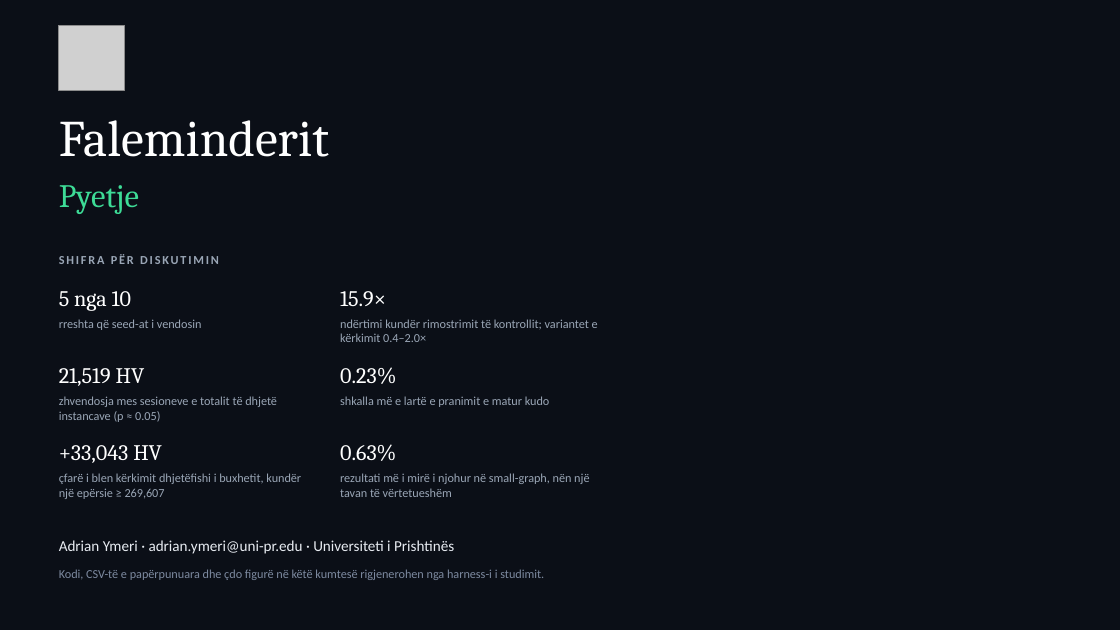
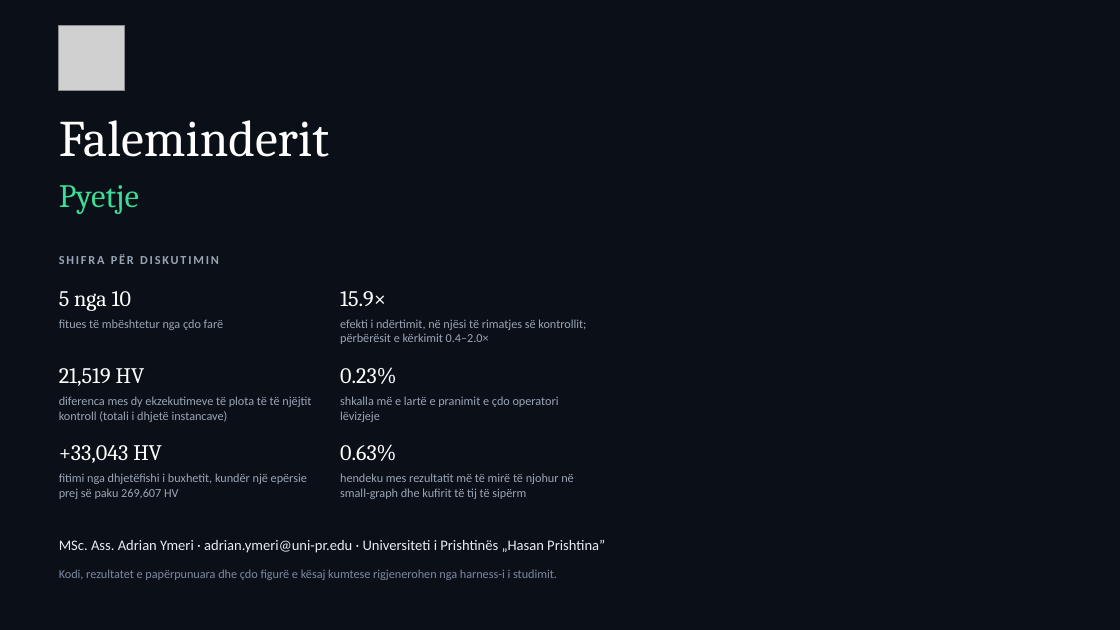
Before and after one commit to adrianymeri/SpOC3, a slide deck: slide 27 of SpOC3-Dekompozime-Torso-AlbShkenca2026-SQ.pptx (slide 21 before the commit). Drawn at 1120x630 pixels with LibreOffice and Linux fonts; fonts in the diff are those of the drawing; grey boxes stand for pictures; background and template pictures are left out. Boxes give left, top, right and bottom in pixels: in the first picture for what was removed or moved away, otherwise in the second. Text is boxed around its words. In the diff, an @@ line names an element or a change of style, - is before the commit and + after.

```diff
--- a/SpOC3-Dekompozime-Torso-AlbShkenca2026-SQ.pptx
+++ b/SpOC3-Dekompozime-Torso-AlbShkenca2026-SQ.pptx
@@ text at bbox=[59, 319, 223, 330]: text changed @@
-rreshta që seed-at i vendosin
+fitues të mbështetur nga çdo farë
@@ text at bbox=[340, 319, 586, 344]: text changed @@
-ndërtimi kundër rimostrimit të kontrollit; variantet e kërkimit 0.4–2.0×
+efekti i ndërtimit, në njësi të rimatjes së kontrollit; përbërësit e kërkimit 0.4–2.0×
@@ text at bbox=[59, 396, 311, 422]: text changed @@
-zhvendosja mes sesioneve e totalit të dhjetë instancave (p ≈ 0.05)
+diferenca mes dy ekzekutimeve të plota të të njëjtit kontroll (totali i dhjetë instancave)
@@ text at bbox=[340, 396, 559, 422]: text changed @@
-shkalla më e lartë e pranimit e matur kudo
+shkalla më e lartë e pranimit e çdo operatori lëvizjeje
@@ text at bbox=[59, 473, 307, 499]: text changed @@
-çfarë i blen kërkimit dhjetëfishi i buxhetit, kundër një epërsie ≥ 269,607
+fitimi nga dhjetëfishi i buxhetit, kundër një epërsie prej së paku 269,607 HV
@@ text at bbox=[340, 473, 573, 499]: text changed @@
-rezultati më i mirë i njohur në small-graph, nën një tavan të vërtetueshëm
+hendeku mes rezultatit më të mirë të njohur në small-graph dhe kufirit të tij të sipërm
@@ text at bbox=[59, 540, 605, 553]: text changed; size 13 to 12.5 pt @@
-Adrian Ymeri · adrian.ymeri@uni-pr.edu · Universiteti i Prishtinës
+MSc. Ass. Adrian Ymeri · adrian.ymeri@uni-pr.edu · Universiteti i Prishtinës „Hasan Prishtina”
@@ text at bbox=[59, 569, 557, 580]: text changed @@
-Kodi, CSV-të e papërpunuara dhe çdo figurë në këtë kumtesë rigjenerohen nga harness-i i studimit.
+Kodi, rezultatet e papërpunuara dhe çdo figurë e kësaj kumtese rigjenerohen nga harness-i i studimit.
```
Also in this commit, not shown: 15 other slides changed, 11 slides added, 5 slides removed, 1 other file.
